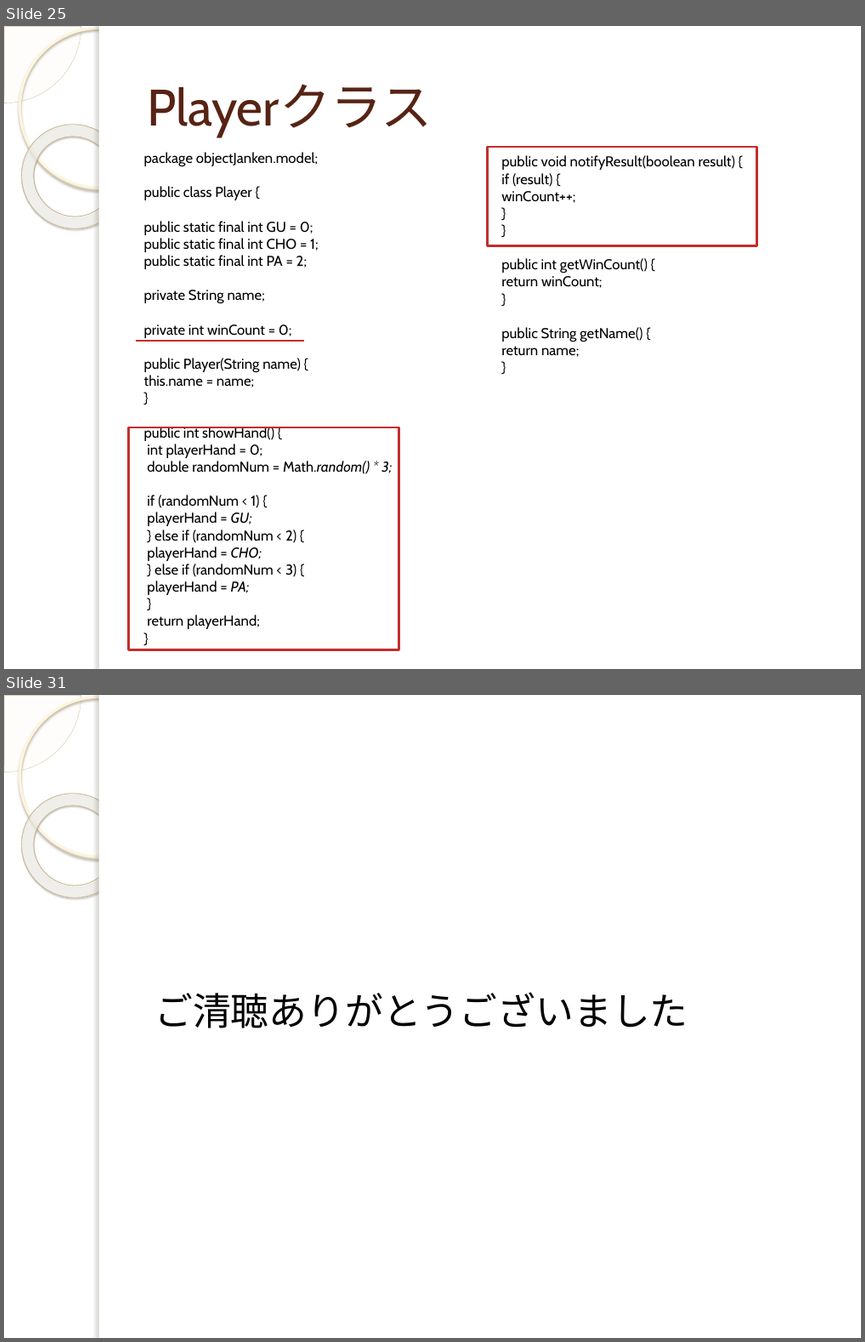
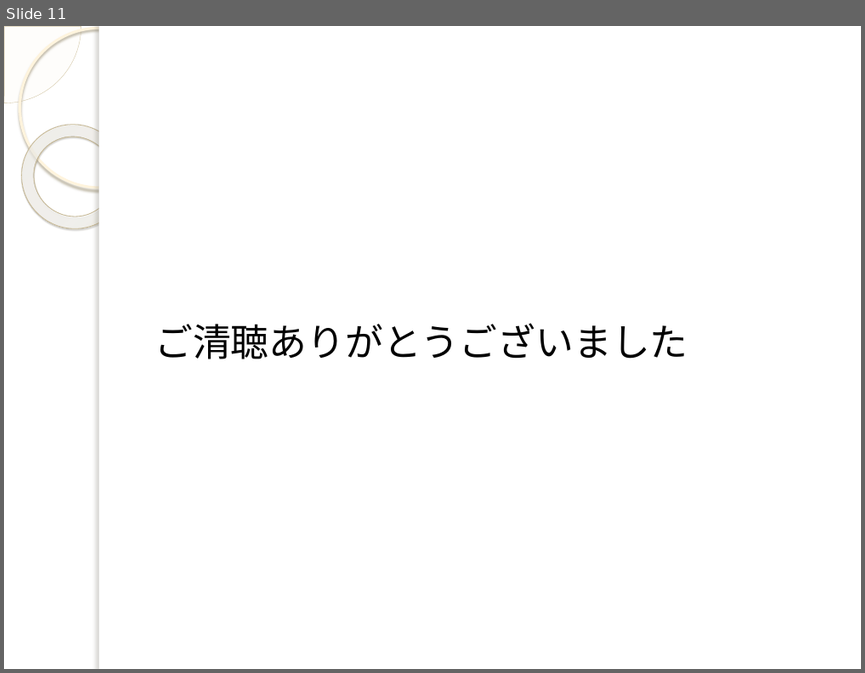
Before and after one commit to yuridonus/FEstudy, a slide deck: uwsc.pptx. Shown one above the other, each under a label of ours: slides 25 and 31 before the commit, slide 11 after it; the slides between them are not shown. The pictures are 865x1342 and 865x673 pixels, drawn with LibreOffice and Linux fonts; fonts in the diff are those of the drawing; background and template pictures are left out. Boxes give left, top, right and bottom in pixels: in the first picture for what was removed or moved away, otherwise in the second. Text is boxed around its words. In the diff, an @@ line names an element or a change of style, - is before the commit and + after.

```diff
--- a/uwsc.pptx
+++ b/uwsc.pptx
@@ slide 25 removed at box(4, 26, 861, 669), background picture (left out); not listed: 5 template elements that a slide beside it also shows @@
@@ title removed at box(147, 84, 432, 136) @@
-Playerクラス
@@ text removed at box(144, 152, 392, 629) @@
-package objectJanken.model;
-public class Player {
-public static final int GU = 0;
-public static final int CHO = 1;
-public static final int PA = 2;
-private String name;
-private int winCount = 0;
-public Player(String name) {
-this.name = name;
-}
-public int showHand() {
-int playerHand = 0;
-double randomNum = Math.random() * 3;
-if (randomNum < 1) {
-playerHand = GU;
-} else if (randomNum < 2) {
-playerHand = CHO;
-} else if (randomNum < 3) {
-playerHand = PA;
-}
-return playerHand;
-}
@@ rectangle removed at box(488, 147, 757, 246) @@
@@ text removed at box(501, 155, 735, 357) @@
-public void notifyResult(boolean result) {
-if (result) {
-winCount++;
-}
-}
-public int getWinCount() {
-return winCount;
-}
-public String getName() {
-return name;
-}
@@ line removed from (136, 340) to (304, 340) @@
@@ rectangle removed at box(129, 427, 399, 650) @@
@@ what was slide 31 is now slide 11 @@
```
Also in this commit, not shown: 3 slides changed, 7 slides added, 26 other slides removed, 1 other file.
